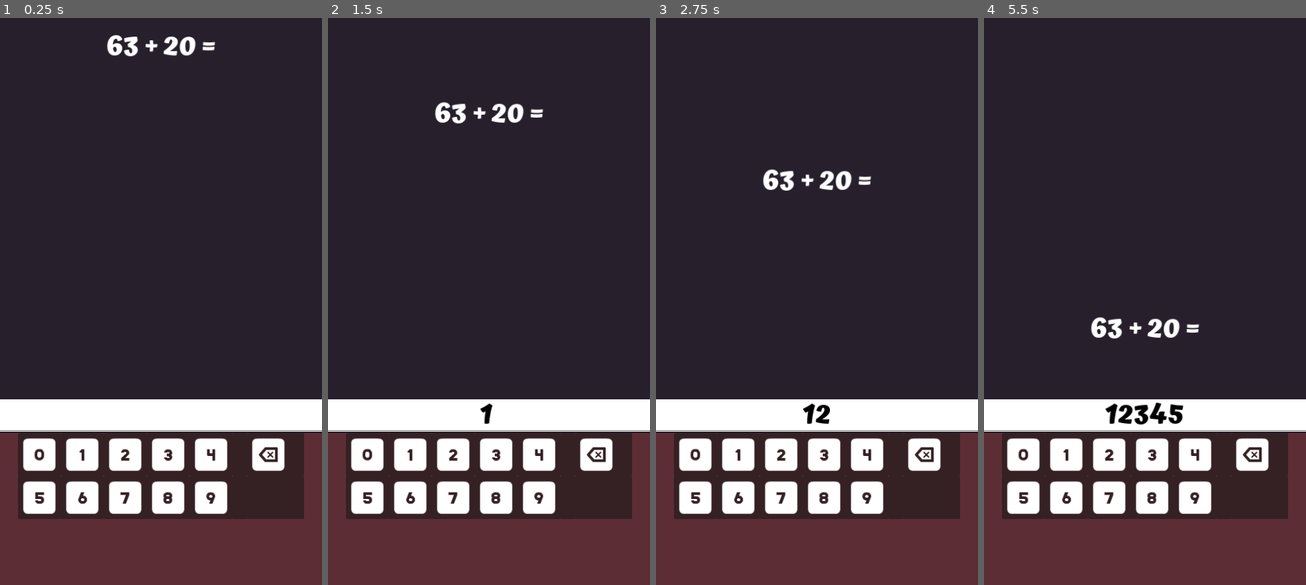
Above: before the commit, frames 1-4 (left to right).
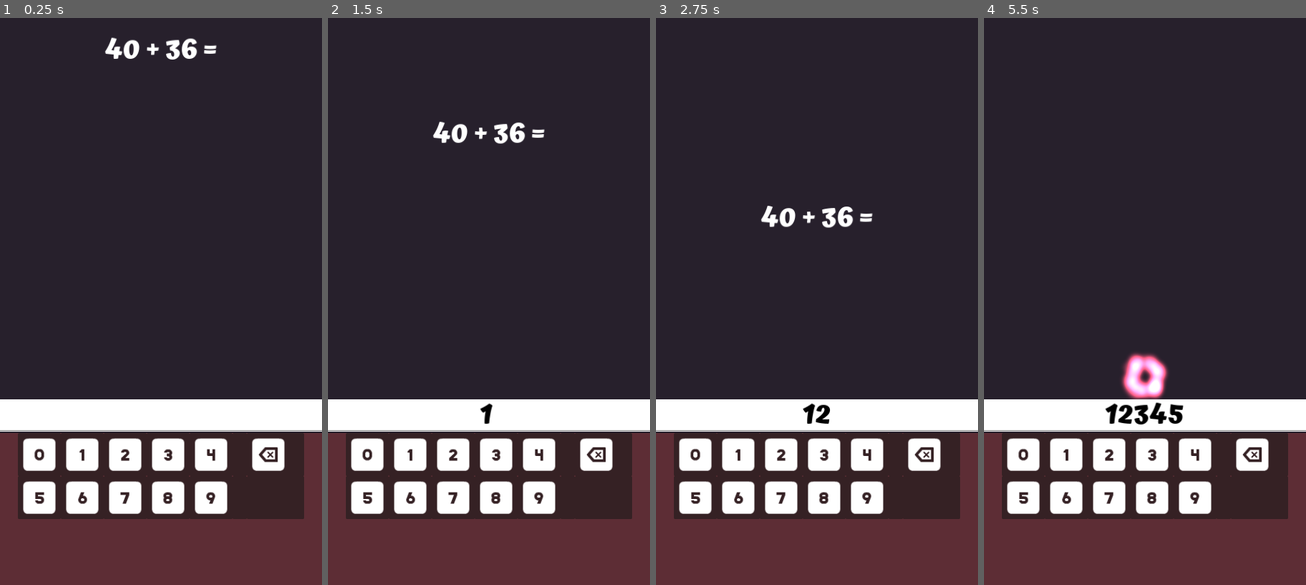
Above: after the commit, the same moments.

Repository: bbrieber/fxc_school_game
Game: Godot game, scene res://scenes/speed_math.tscn
Same seed, same stepped clock (60 frames per second), same inputs: the game is played once before the commit and once after it.
Inputs (mouse positions are in pixels of both pictures, inside the frame that each line leads up to):
- Up to frame 1 (0.25 s): no input
- Up to frame 2 (1.5 s): click (366, 454) at 0.5 s; click (411, 454) at 1.25 s
- Up to frame 3 (2.75 s): click (781, 454) at 2 s
- Up to frame 4 (5.5 s): click (1151, 454) at 2.75 s; click (1196, 454) at 3.5 s; click (1260, 454) at 4.25 s; click (1022, 499) at 5 s

The runs differ from the first frame. In frame 1, 0.6% of the frame differs, in the area x 32-68%, y 3-8%; in frame 2, 1.1%; in frame 3, 1.2%; in frame 4, 1.6%, in the area x 33-67%, y 52-68%.

Commit message:
update export settings

Diff:
--- a/fxc_school_game/prefabs/math_formular.tscn
+++ b/fxc_school_game/prefabs/math_formular.tscn
@@ -24,7 +24,7 @@
 [node name="MathFormularActor" type="Node2D" node_paths=PackedStringArray("particles", "sound_player", "formular_holder")]
 script = ExtResource("1_g22as")
 max_number = 100
-fall_speed = 120.0
+fall_speed = 150.0
 failed_color = Color(1, 0.286275, 0.415686, 1)
 correct_color = Color(0, 0.921569, 0.223529, 1)
 particles = NodePath("VFX_Destroy")
@@ -32,6 +32,7 @@
 correct_sound = ExtResource("3_li8w0")
 sound_player = NodePath("AudioStreamPlayer2D")
 formular_holder = NodePath("FormularHolder")
+iterations = 2
 
 [node name="FormularHolder" type="HBoxContainer" parent="."]
 anchors_preset = 5
--- a/fxc_school_game/project.godot
+++ b/fxc_school_game/project.godot
@@ -99,3 +99,4 @@
 
 renderer/rendering_method="gl_compatibility"
 renderer/rendering_method.mobile="gl_compatibility"
+textures/vram_compression/import_etc2_astc=true
